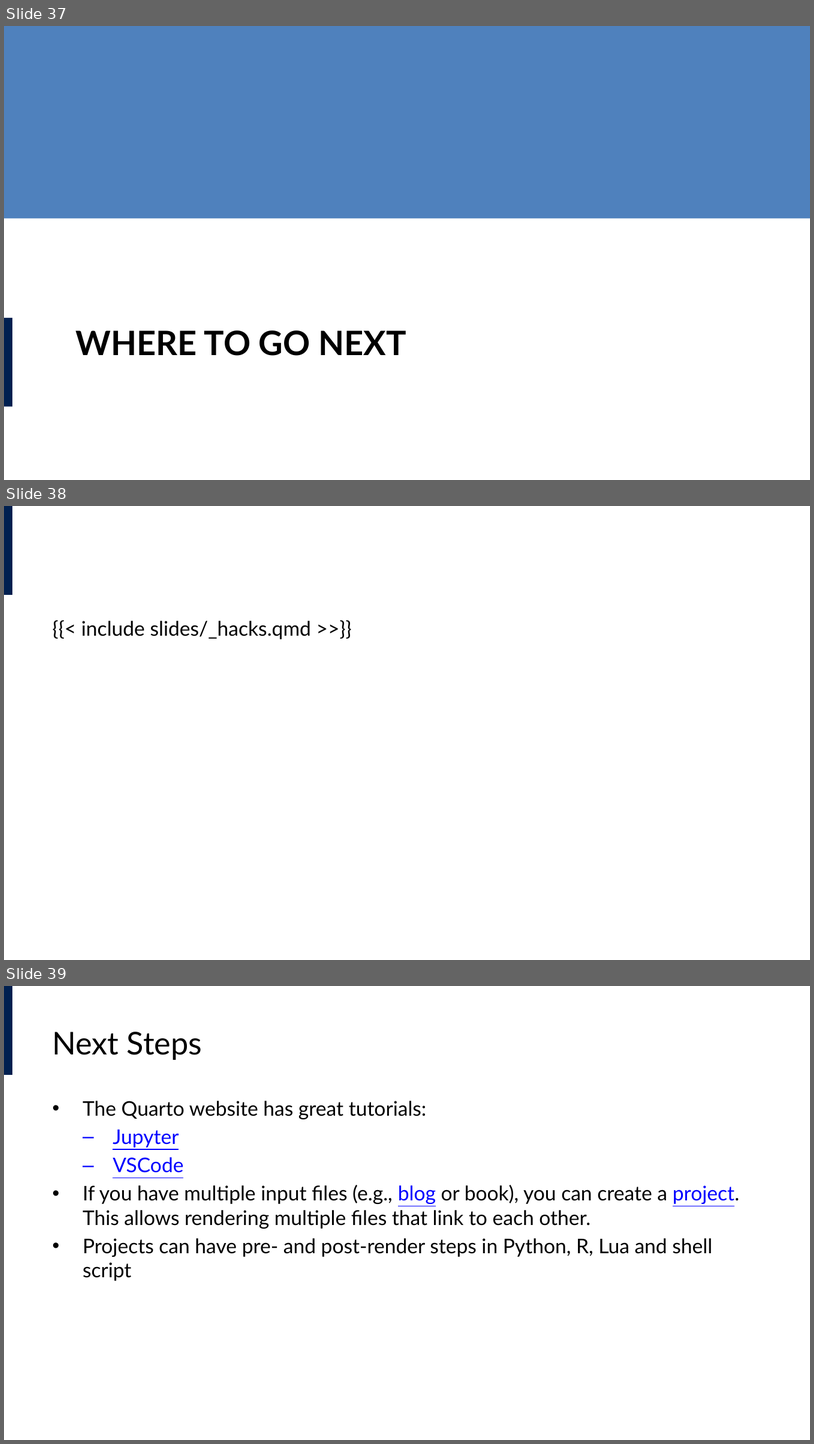
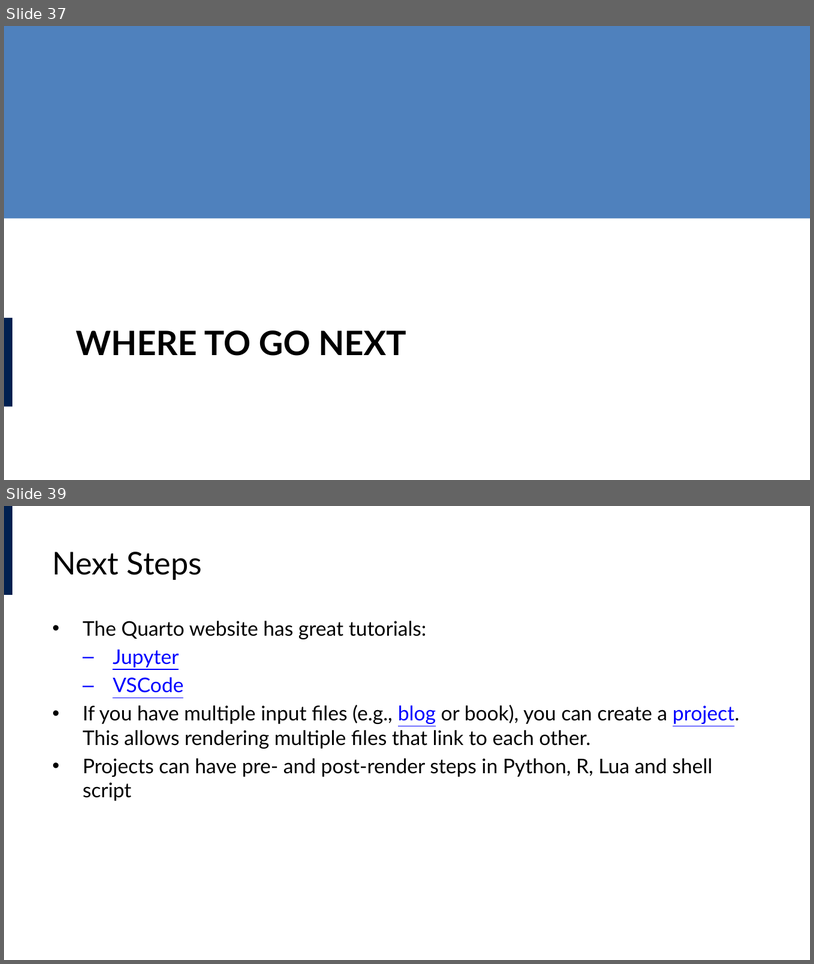
Before and after one commit to lucas-a-meyer/using-quarto, a slide deck: docs/presentation.pptx. Shown one above the other, each under a label of ours: slides 37, 38 and 39 before the commit, slides 37 and 39 after it; the slides between them are not shown. The pictures are 814x1444 and 814x964 pixels, drawn with LibreOffice and Linux fonts; fonts in the diff are those of the drawing. Boxes give left, top, right and bottom in pixels: in the first picture for what was removed or moved away, otherwise in the second. Text is boxed around its words. In the diff, an @@ line names an element or a change of style, - is before the commit and + after.

```diff
--- a/docs/presentation.pptx
+++ b/docs/presentation.pptx
@@ slide 38 removed at (x1=4, y1=506, x2=810, y2=960), background #FFFFFF; not listed: 1 template element that a slide beside it also shows @@
@@ text removed at (x1=81, y1=621, x2=311, y2=639) @@
-{{< include slides/_hacks.qmd >>}}
```
Also in this commit, not shown: 1 slide changed, 1 slide added, 13 other files.
